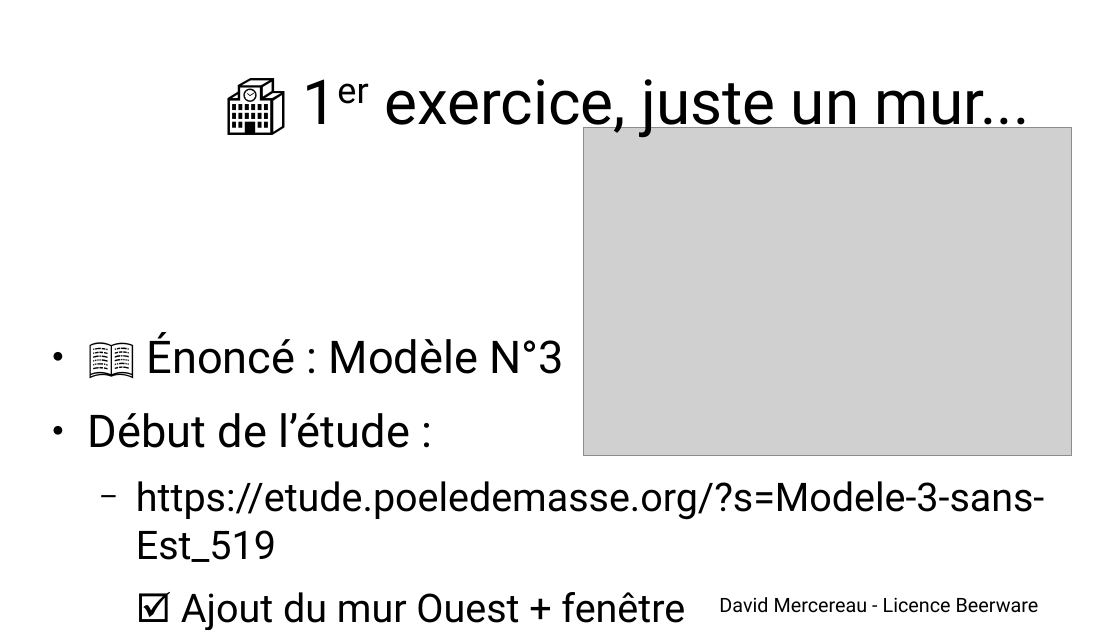
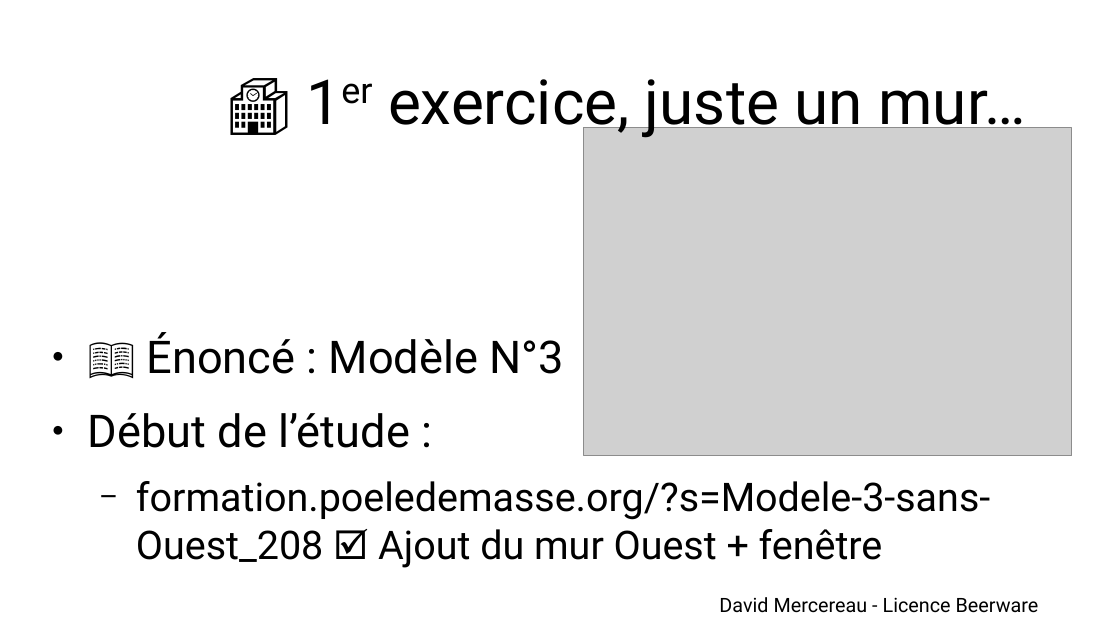
Before and after one commit to kepon85/choisirsonpdm, a slide deck: slide 16 of doc/Présentation-AFPMA-mardiFormation.odp (slide 15 before the commit). Drawn at 1120x630 pixels with LibreOffice and Linux fonts; fonts in the diff are those of the drawing; grey boxes stand for pictures; background and template pictures are left out. Boxes give left, top, right and bottom in pixels: in the first picture for what was removed or moved away, otherwise in the second. Text is boxed around its words. In the diff, an @@ line names an element or a change of style, - is before the commit and + after.

```diff
--- a/doc/Présentation-AFPMA-mardiFormation.odp
+++ b/doc/Présentation-AFPMA-mardiFormation.odp
@@ title at bbox=[388, 79, 1025, 139]: text changed @@
-🏫 1er exercice, juste un mur...
+🏫 1er exercice, juste un mur…
@@ text at bbox=[136, 481, 990, 568]: text changed @@
-  − https://etude.poeledemasse.org/?s=Modele-3-sans-Est_519
-  🗹 Ajout du mur Ouest + fenêtre
+  − formation.poeledemasse.org/?s=Modele-3-sans-Ouest_208 🗹 Ajout du mur Ouest + fenêtre
```
Also in this commit, not shown: 12 other slides changed, 3 slides added, 2 slides removed, 2 other files.
